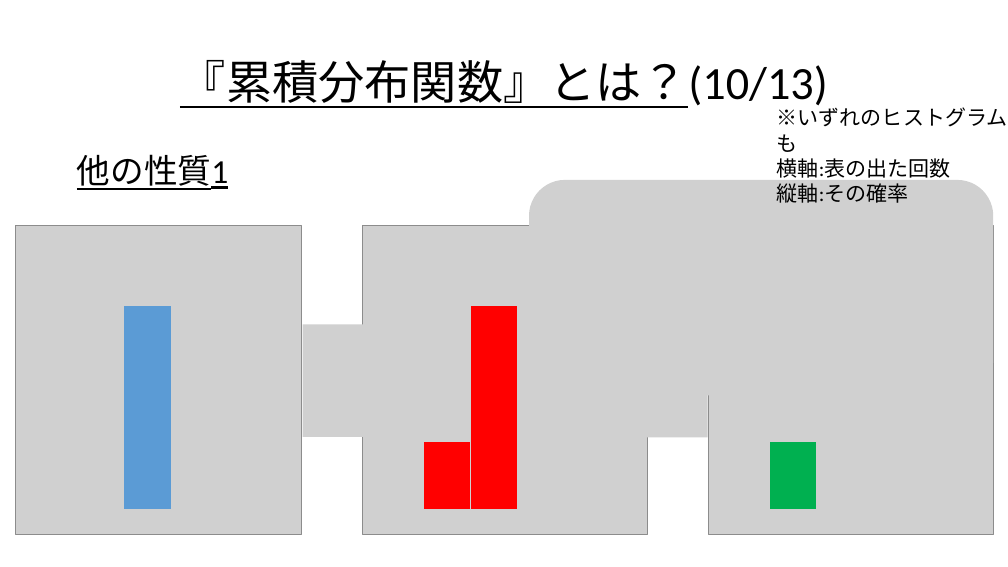
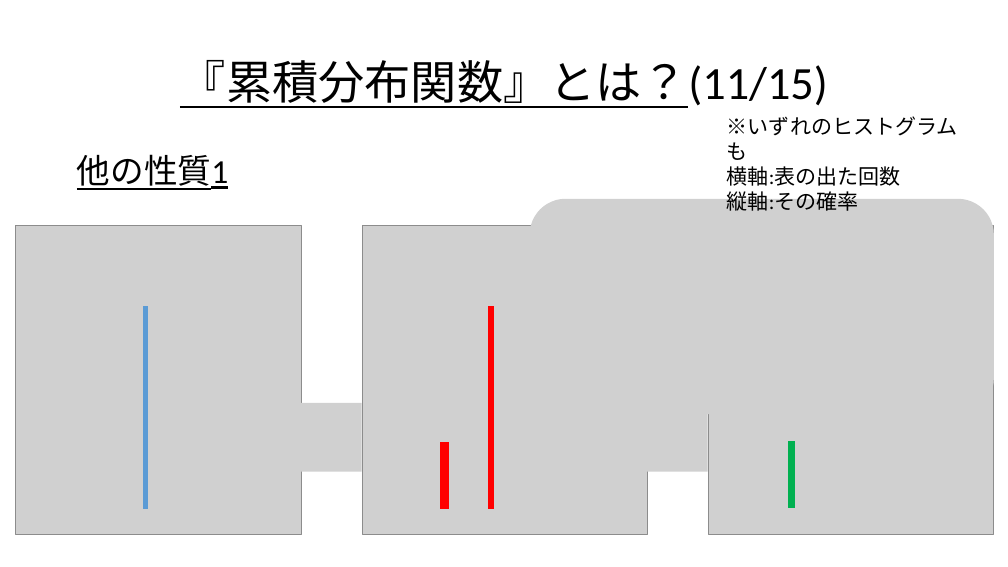
Before and after one commit to Ryo-KATAYAMA/Senior_Project, a slide deck: slide 91 of Chapter4_1.pptx (slide 83 before the commit). Drawn at 1008x567 pixels with LibreOffice and Linux fonts; fonts in the diff are those of the drawing; grey boxes stand for pictures. Boxes give left, top, right and bottom in pixels: in the first picture for what was removed or moved away, otherwise in the second. Text is boxed around its words. In the diff, an @@ line names an element or a change of style, - is before the commit and + after.

```diff
--- a/Chapter4_1.pptx
+++ b/Chapter4_1.pptx
@@ title at <box>180,60,828,108</box>: text changed @@
-『累積分布関数』とは？(10/13)
+『累積分布関数』とは？(11/15)
@@ text "※いずれのヒストグラムも": place and size @@
-text "※いずれのヒストグラムも" at <box>777,105,1008,203</box>
+text "※いずれのヒストグラムも" at <box>727,116,958,211</box>
@@ picture: place and size @@
-picture at <box>529,180,994,395</box>
+picture at <box>530,199,994,414</box>
@@ rectangle: place and size @@
-rectangle at <box>125,306,171,508</box>
+rectangle at <box>144,306,147,508</box>
@@ rectangle: place and size @@
-rectangle at <box>471,306,516,508</box>
+rectangle at <box>488,306,493,508</box>
@@ picture: place and size @@
-picture at <box>302,324,363,437</box>
+picture at <box>301,403,361,472</box>
@@ picture: place and size @@
-picture at <box>647,325,708,438</box>
+picture at <box>647,403,708,472</box>
@@ rectangle: place and size @@
-rectangle at <box>425,442,470,508</box>
+rectangle at <box>441,442,448,508</box>
@@ rectangle: place and size @@
-rectangle at <box>771,442,816,508</box>
+rectangle at <box>789,442,795,507</box>
```
Also in this commit, not shown: 45 other slides changed, 17 slides added, 4 slides removed.
